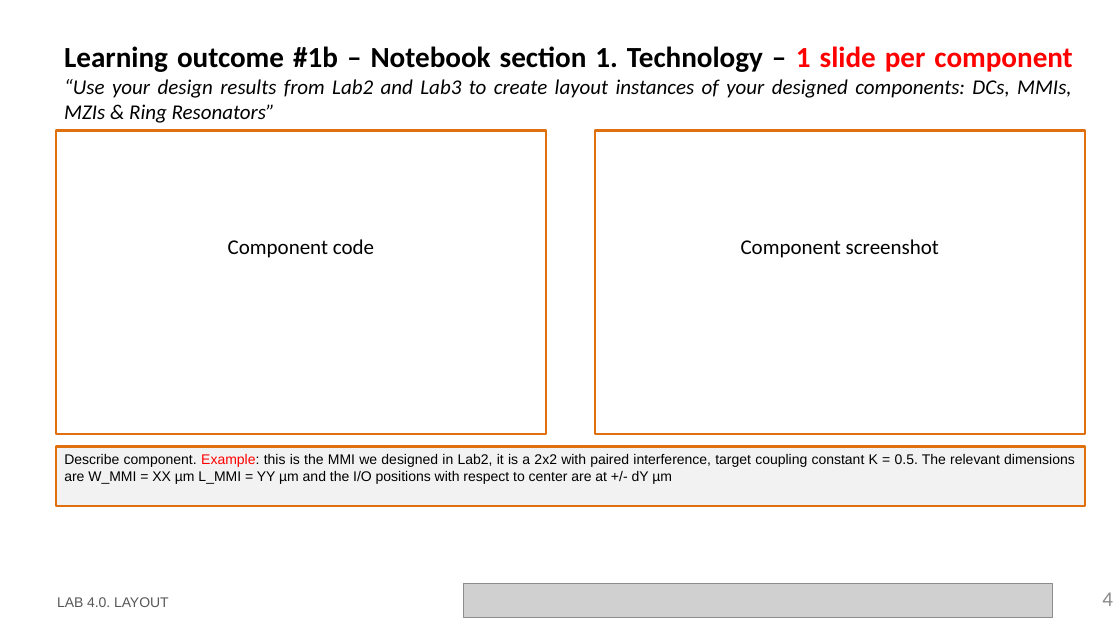
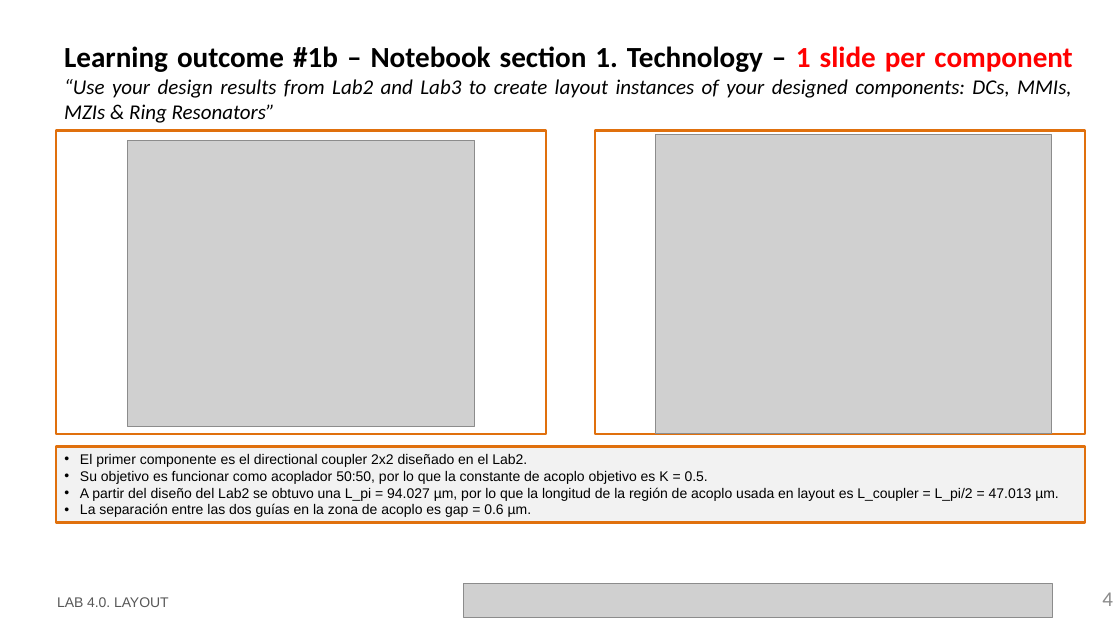
Before and after one commit to Japeacru/cifoin-lab4, a slide deck: slide 4 of LabBook_40.pptx. Drawn at 1120x630 pixels with LibreOffice and Linux fonts; fonts in the diff are those of the drawing; grey boxes stand for pictures; background and template pictures are left out. Boxes give left, top, right and bottom in pixels: in the first picture for what was removed or moved away, otherwise in the second. Text is boxed around its words. In the diff, an @@ line names an element or a change of style, - is before the commit and + after.

```diff
--- a/LabBook_40.pptx
+++ b/LabBook_40.pptx
@@ picture added at <box>127,140,475,427</box> @@
@@ picture added at <box>655,134,1052,434</box> @@
@@ text removed at <box>228,239,374,258</box> @@
-Component code
@@ text removed at <box>741,239,939,258</box> @@
-Component screenshot
@@ rectangle "El primer componente es el ...": place and size @@
-rectangle "El primer componente es el ..." at <box>56,447,1086,507</box>
+rectangle "El primer componente es el ..." at <box>56,447,1086,523</box>
@@ text in rectangle at <box>80,454,1059,517</box>: text changed @@
-Describe component. Example: this is the MMI we designed in Lab2, it is a 2x2 with paired interference, target coupling constant K = 0.5. The relevant dimensions are W_MMI = XX µm L_MMI = YY µm and the I/O positions with respect to center are at +/- dY µm
+• El primer componente es el directional coupler 2x2 diseñado en el Lab2.
+• Su objetivo es funcionar como acoplador 50:50, por lo que la constante de acoplo objetivo es K = 0.5.
+• A partir del diseño del Lab2 se obtuvo una L_pi = 94.027 µm, por lo que la longitud de la región de acoplo usada en layout es L_coupler = L_pi/2 = 47.013 µm.
+• La separación entre las dos guías en la zona de acoplo es gap = 0.6 µm.
```
Also in this commit, not shown: 3 other slides changed, 6 slides added, 1 other file.
